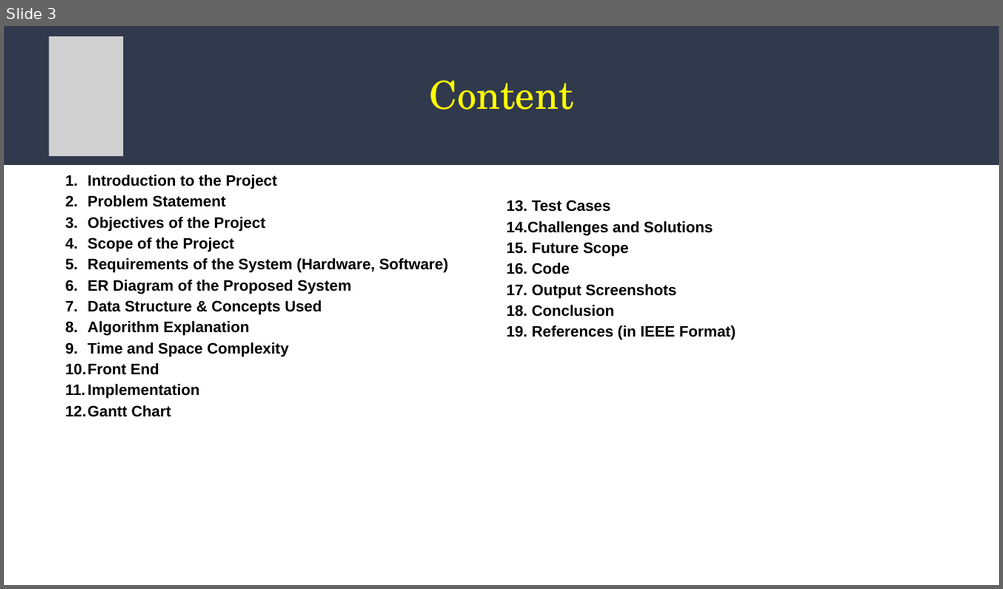
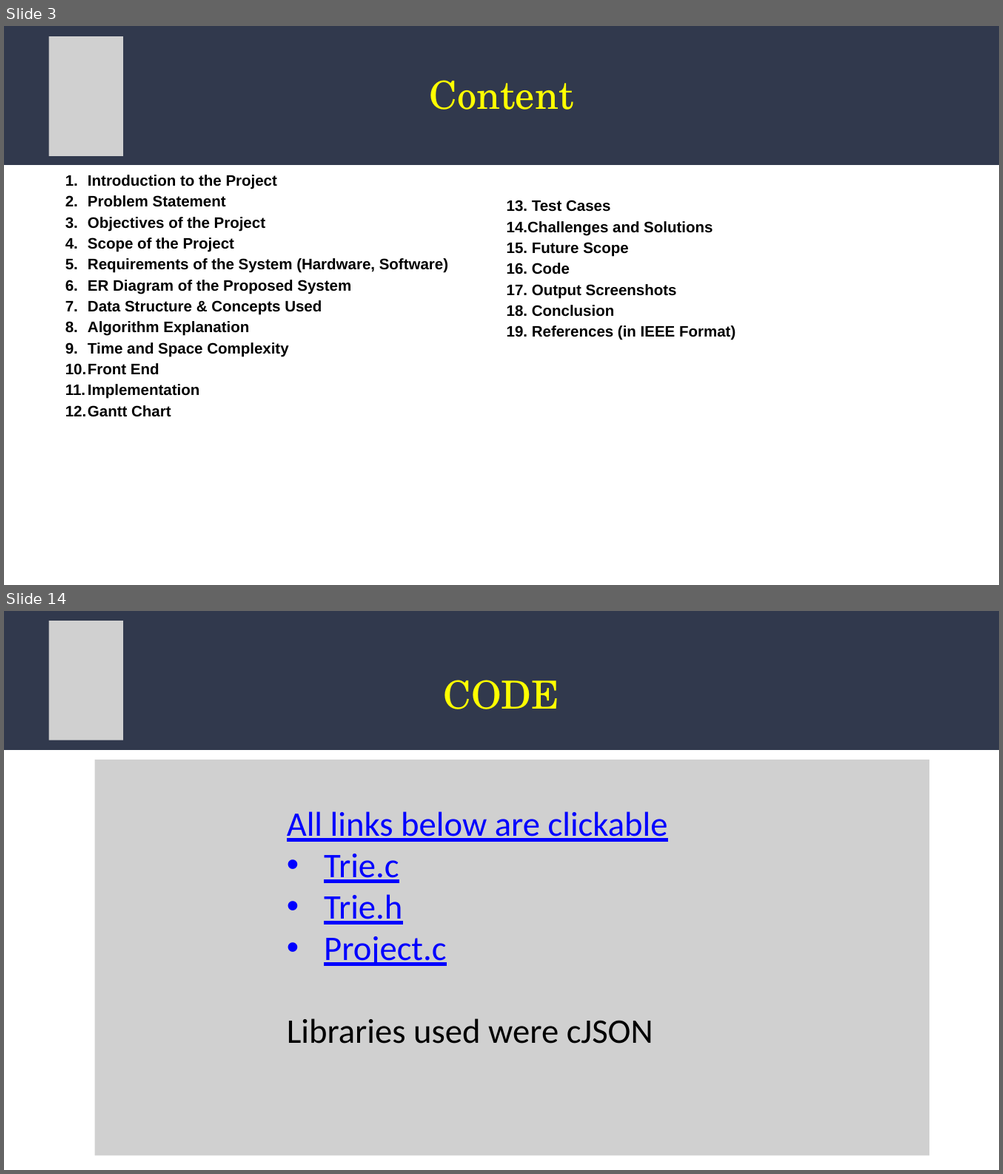
Before and after one commit to aaditralph/DSA-Mini-Project, a slide deck: DSA_MiniProject.pptx. Shown one above the other, each under a label of ours: slide 3 before the commit, slides 3 and 14 after it; the slides between them are not shown. The pictures are 1003x589 and 1003x1174 pixels, drawn with LibreOffice and Linux fonts; fonts in the diff are those of the drawing; grey boxes stand for pictures. Boxes give left, top, right and bottom in pixels: in the first picture for what was removed or moved away, otherwise in the second. Text is boxed around its words. In the diff, an @@ line names an element or a change of style, - is before the commit and + after.

```diff
--- a/DSA_MiniProject.pptx
+++ b/DSA_MiniProject.pptx
@@ slide 14 added at box(4, 611, 999, 1170), background #FFFFFF @@
@@ freeform shape added at box(4, 611, 999, 749), fill #31394D @@
@@ picture added at box(48, 621, 123, 741) @@
@@ text added at box(444, 680, 560, 709), 56 pt, text #FFFF00 @@
+CODE
@@ picture added at box(95, 760, 929, 1156) @@
@@ text added at box(287, 812, 668, 1044), 50 pt, text #0000FF, underline @@
+All links below are clickable
+• Trie.c
+• Trie.h
+• Project.c
+Libraries used were cJSON
```
Also in this commit, not shown: 5 slides changed, 2 other slides added, 2 slides removed.
